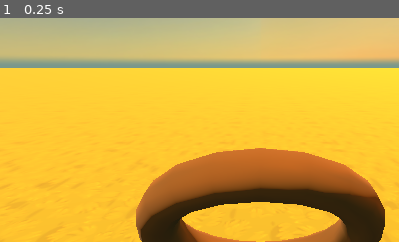
Above: before the commit, frame 1.
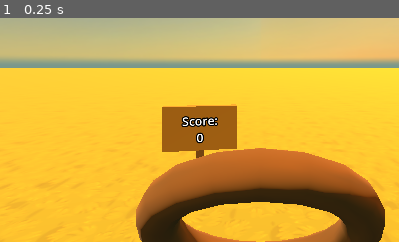
Above: after the commit, the same moment.

Repository: carterpiepenburg1/pumpkinchuckin-
Game: Godot game, scene res://Scenes/pumpkinchuckin.tscn
The game is run twice, just before and just after one commit, with the same random seed, the same clock (stepped at 60 frames per second) and the same inputs.
Inputs:
- Up to frame 1 (0.25 s): no input
The pictures show only the part of the screen within x 17-67%, y 39-89%; the shares and areas given below are measured in that part.

The runs differ from the first frame. In frame 1, 3.9% of the frame differs, in the area x 40-60%, y 38-63%.

Commit message:
Sign post added
Sign post with script added. Additionally, fixed the enemy script so that it correctly  access the right object.

Diff:
--- a/Scenes/pumpkinchuckin.tscn
+++ b/Scenes/pumpkinchuckin.tscn
@@ -8,6 +8,7 @@
 [ext_resource type="PackedScene" uid="uid://cy6tf6pp8tta6" path="res://Scenes/Objects/vine.tscn" id="5_8o4mi"]
 [ext_resource type="Script" uid="uid://cf6yojo8rcx4y" path="res://Scripts/Slingshot/slingshot.gd" id="6_8o4mi"]
 [ext_resource type="Texture2D" uid="uid://sntfeilnq72k" path="res://Resources/Textures/grass.jpg" id="6_ebto2"]
+[ext_resource type="Script" uid="uid://ddpj0xomrl5eg" path="res://Scripts/Sign Score/sign.gd" id="9_yqnnc"]
 
 [sub_resource type="PanoramaSkyMaterial" id="PanoramaSkyMaterial_ebto2"]
 panorama = ExtResource("2_3n5g3")
@@ -44,6 +45,12 @@
 [sub_resource type="StandardMaterial3D" id="StandardMaterial3D_ebto2"]
 transparency = 1
 albedo_color = Color(1, 0, 0, 0.4627451)
+
+[sub_resource type="StandardMaterial3D" id="StandardMaterial3D_iswhu"]
+albedo_color = Color(0.700176, 0.38988283, 0.015236197, 1)
+
+[sub_resource type="StandardMaterial3D" id="StandardMaterial3D_cdyhi"]
+albedo_color = Color(0.5190005, 0.28110364, 0.008074824, 1)
 
 [node name="Node3D" type="Node3D"]
 script = ExtResource("1_ua3oe")
@@ -150,6 +157,21 @@
 sides = 20
 ring_sides = 10
 
+[node name="Sign-Post" type="Node3D" parent="."]
+transform = Transform3D(0.98451245, 0, 0.17531517, 0, 1, 0, -0.17531517, 0, 0.98451245, -0.8324139, 0.63816595, -4.04626)
+
+[node name="CSGBox3D" type="CSGBox3D" parent="Sign-Post"]
+transform = Transform3D(1, 0, 0, 0, 0.6, 0, 0, 0, 0.125, 0, 0, 0)
+material_override = SubResource("StandardMaterial3D_iswhu")
+
+[node name="CSGBox3D2" type="CSGBox3D" parent="Sign-Post"]
+transform = Transform3D(0.1, 0, 0, 0, 1, 0, 0, 0, 0.1, 0, -0.7298831, 0)
+material_override = SubResource("StandardMaterial3D_cdyhi")
+
+[node name="Label3D" type="Label3D" parent="Sign-Post"]
+transform = Transform3D(1, 0, 0, 0, 1, 0, 0, 0, 1, 0, 0, 0.11510253)
+script = ExtResource("9_yqnnc")
+
 [connection signal="timeout" from="GameManager/AdvanceTimer" to="GameManager" method="_on_advance_timer_timeout"]
 [connection signal="button_pressed" from="Player/Left" to="Player" method="_on_left_button_pressed"]
 [connection signal="button_released" from="Player/Left" to="Player" method="_on_left_button_released"]
--- /dev/null
+++ b/Scripts/Sign Score/sign.gd
@@ -0,0 +1,6 @@
+extends Label3D
+
+
+
+func _process(delta: float) -> void:
+	text = "Score:\n %d" %Globals.score
--- a/Scripts/enemy/enemy.gd
+++ b/Scripts/enemy/enemy.gd
@@ -1,6 +1,6 @@
 extends Area3D
 
-@onready var parent = get_parent()
+@onready var parent = get_parent().get_parent()
 var newPos
 
 func _ready() -> void:
@@ -22,5 +22,5 @@
 		set_deferred("monitoring", false)
 
 		#Add points and other stuff when you hit enemy
-
+		Globals.score += parent.pointValue
 		queue_free()
Not shown: 1 places in Scenes/pumpkinchuckin.tscn that only renumber resources
Not shown, added: Scripts/Sign Score/sign.gd.uid
